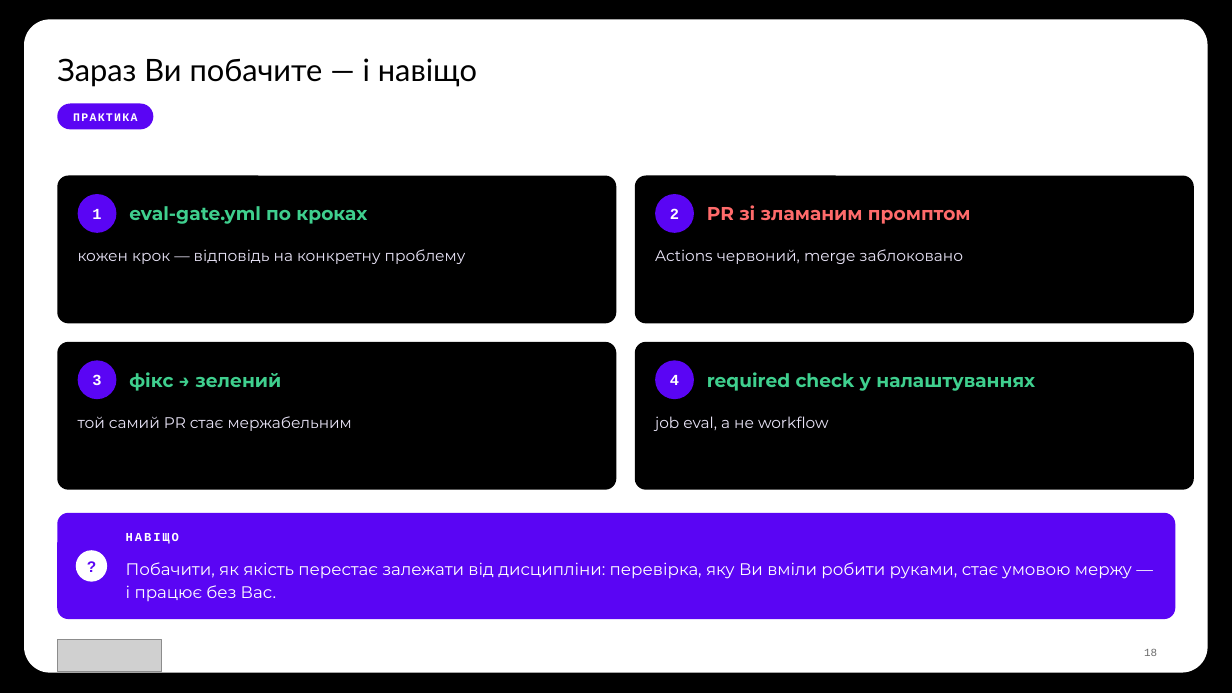
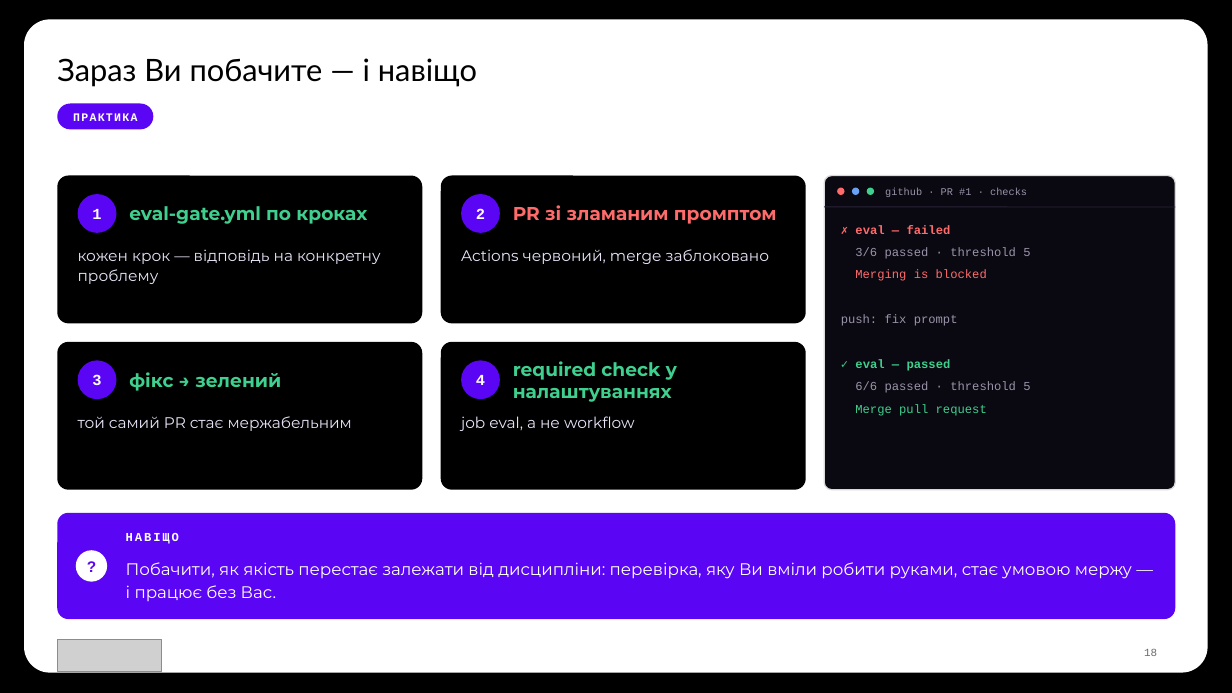
Before and after one commit to TarasFedorenkoFTV/llmops-bootcamp, a slide deck: slide 18 of docs/decks/L11.pptx. Drawn at 1232x693 pixels with LibreOffice and Linux fonts; fonts in the diff are those of the drawing; grey boxes stand for pictures; background and template pictures are left out. Boxes give left, top, right and bottom in pixels: in the first picture for what was removed or moved away, otherwise in the second. Text is boxed around its words. In the diff, an @@ line names an element or a change of style, - is before the commit and + after.

```diff
--- a/docs/decks/L11.pptx
+++ b/docs/decks/L11.pptx
@@ rounded rectangle: place and size @@
-rounded rectangle at bbox=[57, 176, 616, 323]
+rounded rectangle at bbox=[57, 176, 422, 323]
@@ rounded rectangle: place and size @@
-rounded rectangle at bbox=[635, 176, 1194, 323]
+rounded rectangle at bbox=[441, 176, 806, 323]
@@ rounded rectangle added at bbox=[824, 176, 1176, 490], fill #0A0810, outline #D9D9D9 1 pt @@
@@ text "PR зі зламаним промптом": place and size @@
-text "PR зі зламаним промптом" at bbox=[707, 205, 971, 224]
+text "PR зі зламаним промптом" at bbox=[513, 205, 777, 224]
@@ line added from (824, 207) to (1176, 207), #2A2438 0.75 pt @@
@@ ellipse added at bbox=[837, 188, 845, 195], fill #FF6B6B @@
@@ ellipse added at bbox=[852, 188, 860, 195], fill #6BA0F8 @@
@@ ellipse added at bbox=[867, 188, 874, 195], fill #3FCF8E @@
@@ text added at bbox=[885, 188, 1027, 197], 8 pt, text #9A94AA @@
+github · PR #1 · checks
@@ text added at bbox=[855, 225, 951, 234], 9.5 pt, text #FF6B6B, bold @@
+✗ eval — failed
@@ text "кожен крок — відповідь на ..." rewrapped from bbox=[78, 249, 466, 264] to bbox=[78, 249, 381, 284] @@
@@ text "Actions червоний, merge заблоковано": place and size @@
-text "Actions червоний, merge заблоковано" at bbox=[655, 249, 963, 264]
+text "Actions червоний, merge заблоковано" at bbox=[461, 249, 769, 264]
@@ text added at bbox=[855, 247, 1030, 259], 9.5 pt, text #9A94AA @@
+3/6 passed · threshold 5
@@ text added at bbox=[855, 270, 987, 281], 9.5 pt, text #FF6B6B @@
+Merging is blocked
@@ text added at bbox=[841, 315, 958, 326], 9.5 pt, text #9A94AA @@
+push: fix prompt
@@ rounded rectangle: place and size @@
-rounded rectangle at bbox=[57, 342, 616, 490]
+rounded rectangle at bbox=[57, 342, 422, 490]
@@ rounded rectangle: place and size @@
-rounded rectangle at bbox=[635, 342, 1194, 490]
+rounded rectangle at bbox=[441, 342, 806, 490]
@@ text "required check у налаштуваннях" rewrapped from bbox=[707, 372, 1035, 391] to bbox=[513, 361, 677, 402] @@
@@ text added at bbox=[855, 359, 951, 371], 9.5 pt, text #3FCF8E, bold @@
+✓ eval — passed
@@ 2 texts, 2 ellipses: place and size @@
-2 texts, 2 ellipses at bbox=[655, 194, 694, 399]
+2 texts, 2 ellipses at bbox=[461, 194, 500, 399]
@@ text added at bbox=[855, 382, 1030, 393], 9.5 pt, text #9A94AA @@
+6/6 passed · threshold 5
@@ text "job eval, а не workflow": place and size @@
-text "job eval, а не workflow" at bbox=[655, 416, 829, 431]
+text "job eval, а не workflow" at bbox=[461, 416, 635, 431]
@@ text added at bbox=[855, 404, 987, 416], 9.5 pt, text #3FCF8E @@
+Merge pull request
```
Also in this commit, not shown: 1 other slide changed, 30 other files.
